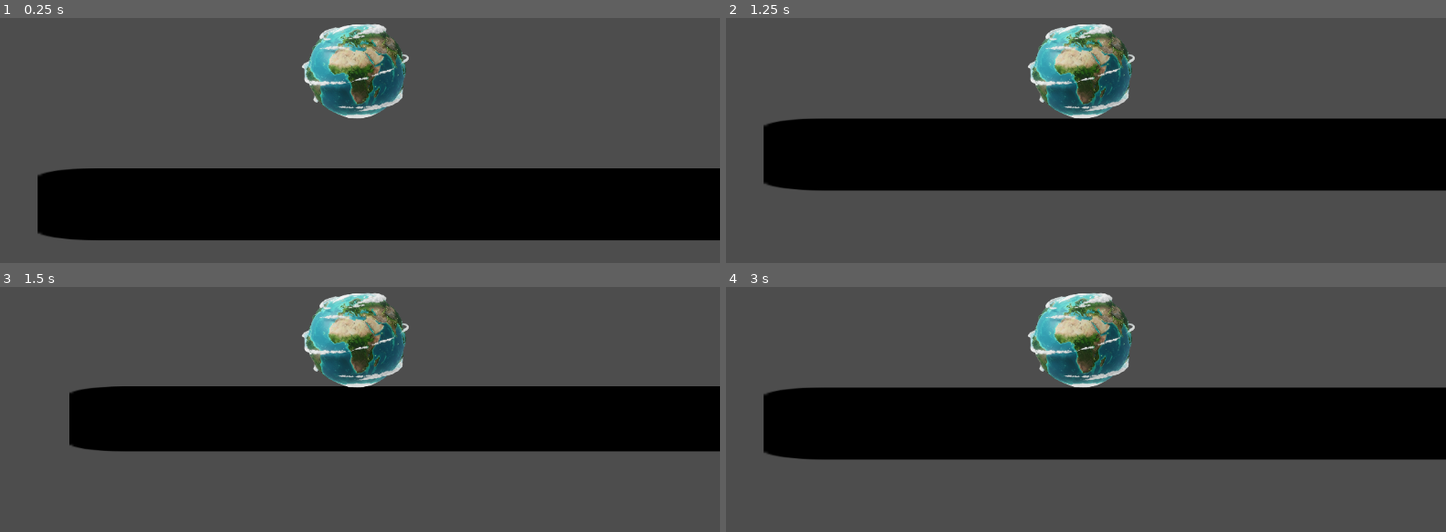
Above: before the commit, frames 1-4 (two rows, left to right).
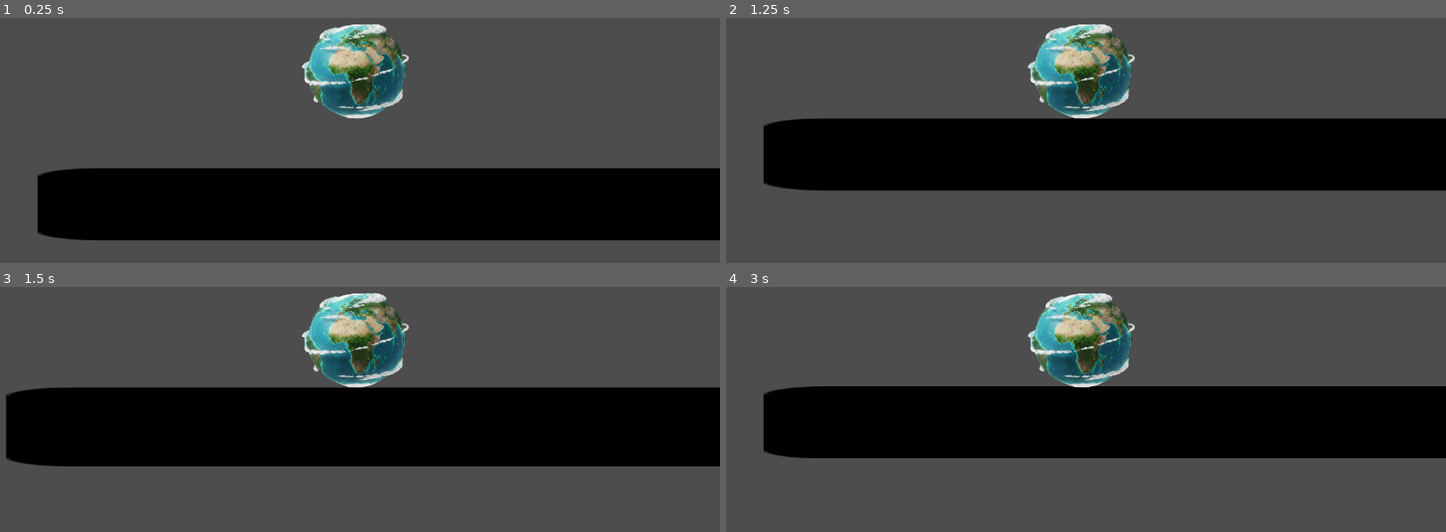
Above: after the commit, the same moments.

Repository: 6thAce/marbel-merger
Game: Godot game, scene res://test.tscn
Same seed, same stepped clock (60 frames per second), same inputs: the game is played once before the commit and once after it. This scene is started directly instead of the project's main scene. The engine's default icon, where the game draws it, is replaced by a stand-in: a white triangle on a blue panel in a dark square.
Inputs (mouse positions are in pixels of both pictures, inside the frame that each line leads up to):
- Up to frame 1 (0.25 s): no input
- Up to frame 2 (1.25 s): move the mouse to (1244, 49) at 0.52 s; hold Right (ui_right) from 0.53 s (still down); tap Space (space) at 0.6 s; click (1244, 49) at 0.67 s
- Up to frame 3 (1.5 s): tap Enter at 1.25 s; move the mouse to (208, 360) at 1.27 s; release Right (ui_right) at 1.28 s; hold Down (ui_down) from 1.28 s (still down); tap Space (space) at 1.35 s
- Up to frame 4 (3 s): tap Space (space) at 2, 2.1, 2.85 s; move the mouse to (outside the picture) at 2.02 s; release Down (ui_down) at 2.03 s; hold Right (ui_right) 2.03-2.78 s; tap Enter at 2.75 s; move the mouse to (1042, 421) at 2.77 s; hold Up (ui_up) from 2.78 s (still down); click (1042, 421) at 2.92 s

Frames 1-2 are identical in both runs. In frame 3, 9.1% of the frame differs, in the area x 0-100%, y 40-74%; in frame 4, 1.4%.

Commit message:
Update test.gd

Diff:
--- a/test.gd
+++ b/test.gd
@@ -12,8 +12,8 @@
 	pass
 
 func _input(event):
-	if event.is_action_pressed("ui_up"):
+	if event.is_action_pressed("ui_down"):
 			scale += scale_increment
 
-	elif  event.is_action_pressed("ui_down"):
+	elif  event.is_action_pressed("ui_up"):
 			scale -= scale_increment
